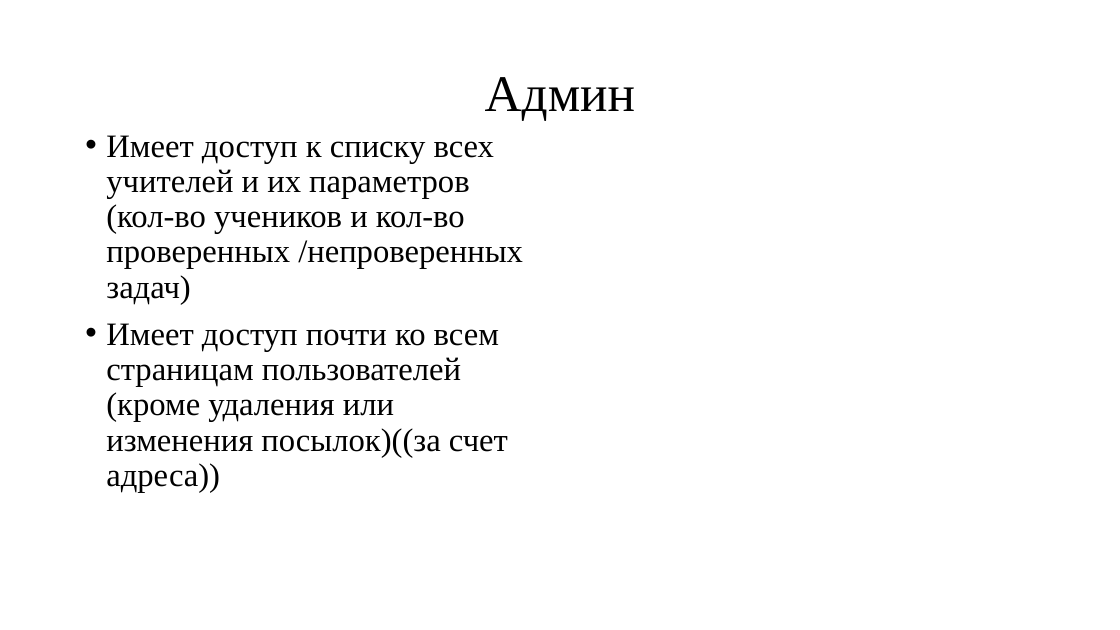
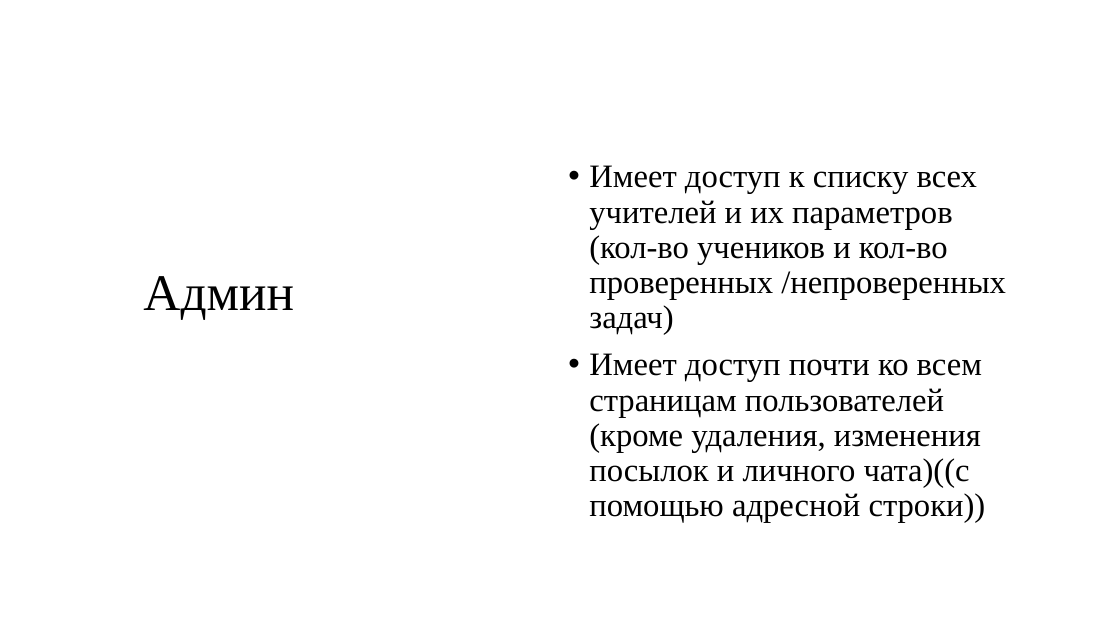
Before and after one commit to ClwnYeti/yandexwebdd, a slide deck: slide 5 of Сайт_Яндекс.pptx. Drawn at 1120x630 pixels with LibreOffice and Linux fonts; fonts in the diff are those of the drawing; background and template pictures are left out. Boxes give left, top, right and bottom in pixels: in the first picture for what was removed or moved away, otherwise in the second. Text is boxed around its words. In the diff, an @@ line names an element or a change of style, - is before the commit and + after.

```diff
--- a/Сайт_Яндекс.pptx
+++ b/Сайт_Яндекс.pptx
@@ text "Имеет доступ к списку всех ...": place and size @@
-text "Имеет доступ к списку всех ..." at (106, 135, 523, 492)
+text "Имеет доступ к списку всех ..." at (589, 165, 1006, 523)
@@ title "Админ": place and size @@
-title "Админ" at (485, 77, 636, 121)
+title "Админ" at (143, 276, 294, 320)
@@ text at (589, 353, 986, 523): text changed @@
-• Имеет доступ почти ко всем страницам пользователей (кроме удаления или изменения посылок)((за счет адреса))
+• Имеет доступ почти ко всем страницам пользователей (кроме удаления, изменения посылок и личного чата)((с помощью адресной строки))
```
Also in this commit, not shown: 3 other slides changed.
